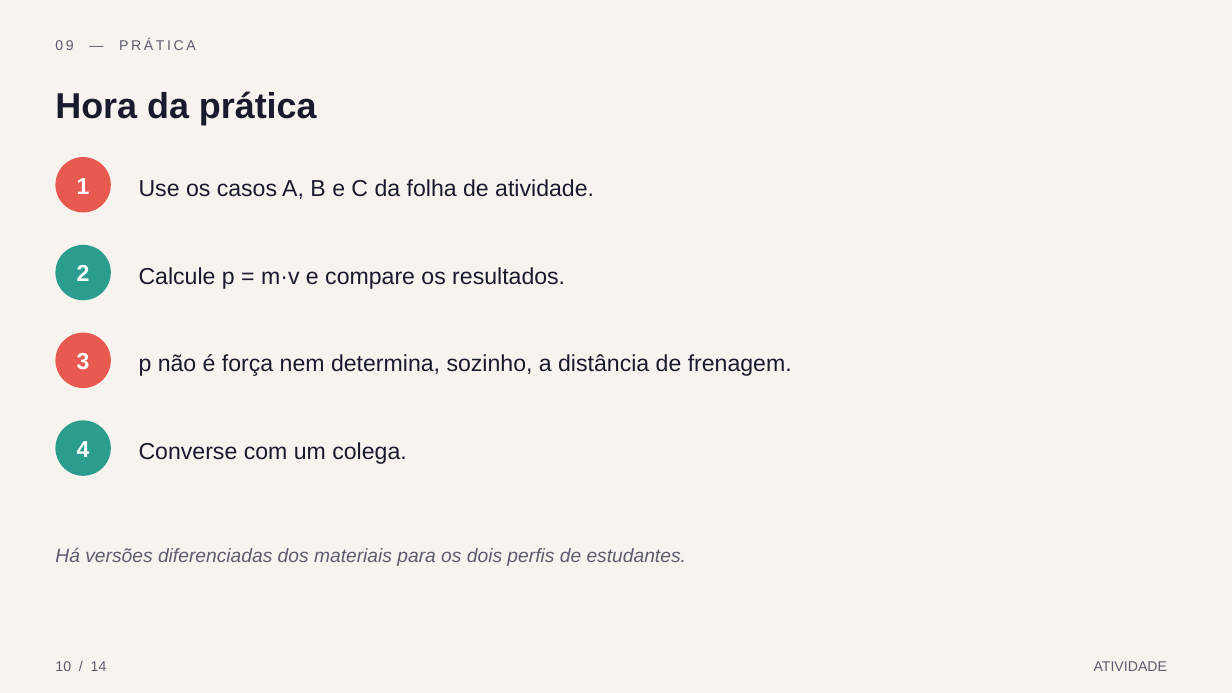
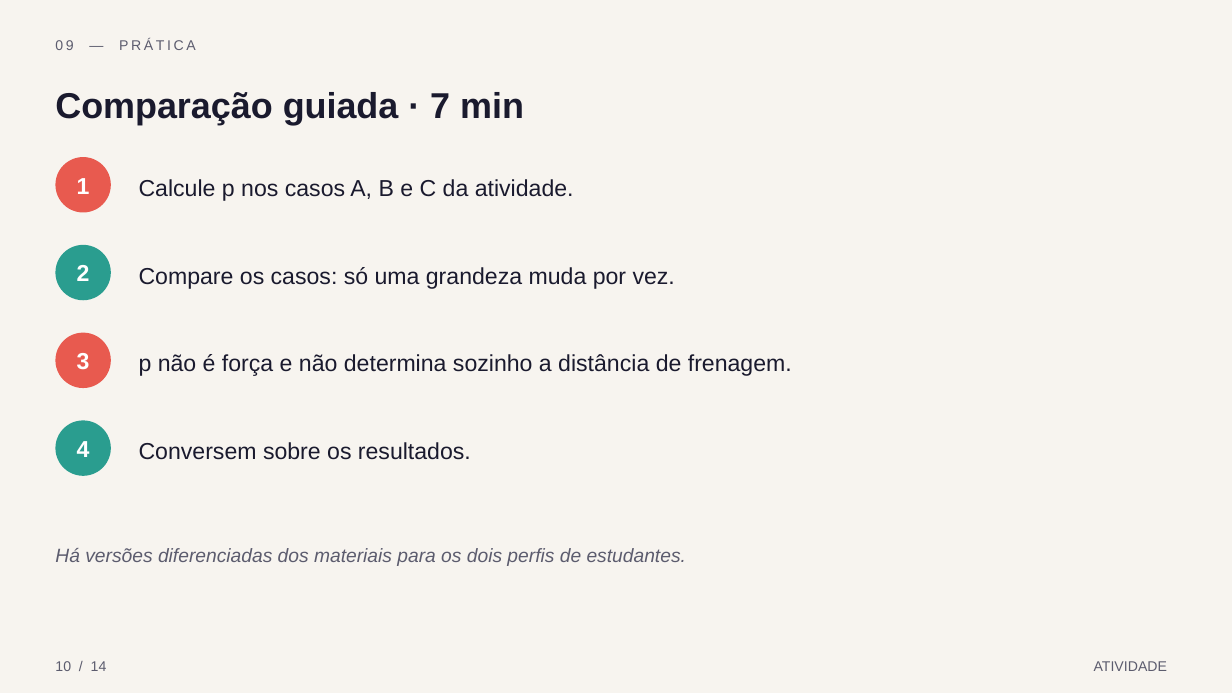
Before and after one commit to victordiaspalmeira/aula_ia_quantidade_movimento, a slide deck: slide 10 of 02_apresentacao/Apresentacao_Aula_IA.pptx. Drawn at 1232x693 pixels with LibreOffice and Linux fonts; fonts in the diff are those of the drawing. Boxes give left, top, right and bottom in pixels: in the first picture for what was removed or moved away, otherwise in the second. Text is boxed around its words. In the diff, an @@ line names an element or a change of style, - is before the commit and + after.

```diff
--- a/02_apresentacao/Apresentacao_Aula_IA.pptx
+++ b/02_apresentacao/Apresentacao_Aula_IA.pptx
@@ text at (55,92,524,125): text changed @@
-Hora da prática
+Comparação guiada · 7 min
@@ text at (139,179,574,201): text changed @@
-Use os casos A, B e C da folha de atividade.
+Calcule p nos casos A, B e C da atividade.
@@ text at (139,267,675,289): text changed @@
-Calcule p = m·v e compare os resultados.
+Compare os casos: só uma grandeza muda por vez.
@@ text at (139,354,792,376): text changed @@
-p não é força nem determina, sozinho, a distância de frenagem.
+p não é força e não determina sozinho a distância de frenagem.
@@ text at (139,442,471,460): text changed @@
-Converse com um colega.
+Conversem sobre os resultados.
```
Also in this commit, not shown: 7 other slides changed, 15 other files.
